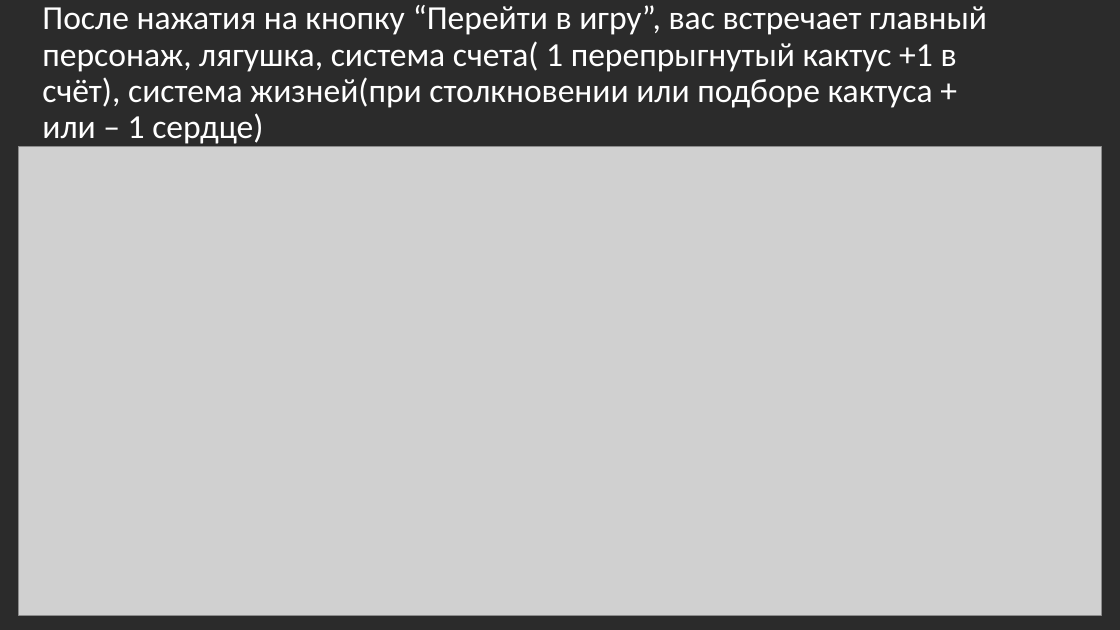
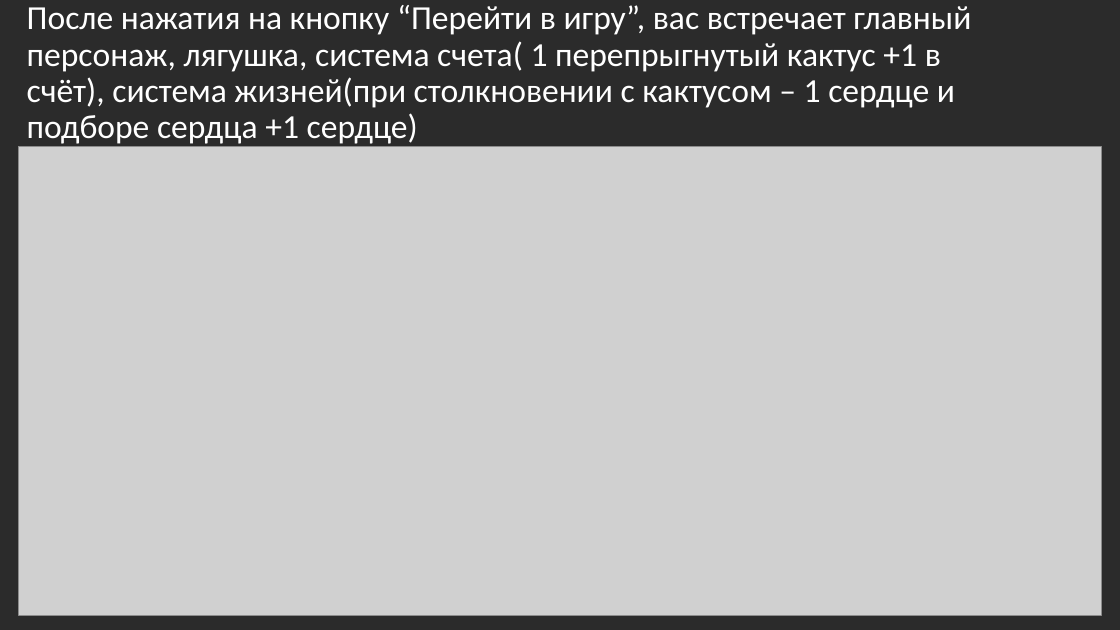
Before and after one commit to Egor-ZH-Dungeon-master/proj_yandex, a slide deck: slide 3 of Презент.pptx. Drawn at 1120x630 pixels with LibreOffice and Linux fonts; fonts in the diff are those of the drawing; grey boxes stand for pictures; background and template pictures are left out; a plain dark background stands for a picture behind light text. Boxes give left, top, right and bottom in pixels: in the first picture for what was removed or moved away, otherwise in the second. Text is boxed around its words. In the diff, an @@ line names an element or a change of style, - is before the commit and + after.

```diff
--- a/Презент.pptx
+++ b/Презент.pptx
@@ title at (27, 5, 971, 147): text changed @@
-После нажатия на кнопку “Перейти в игру”, вас встречает главный персонаж, лягушка, система счета( 1 перепрыгнутый кактус +1 в счёт), система жизней(при столкновении или подборе кактуса + или – 1 сердце)
+После нажатия на кнопку “Перейти в игру”, вас встречает главный персонаж, лягушка, система счета( 1 перепрыгнутый кактус +1 в счёт), система жизней(при столкновении с кактусом – 1 сердце и подборе сердца +1 сердце)
```
Also in this commit, not shown: 1 other slide changed.
